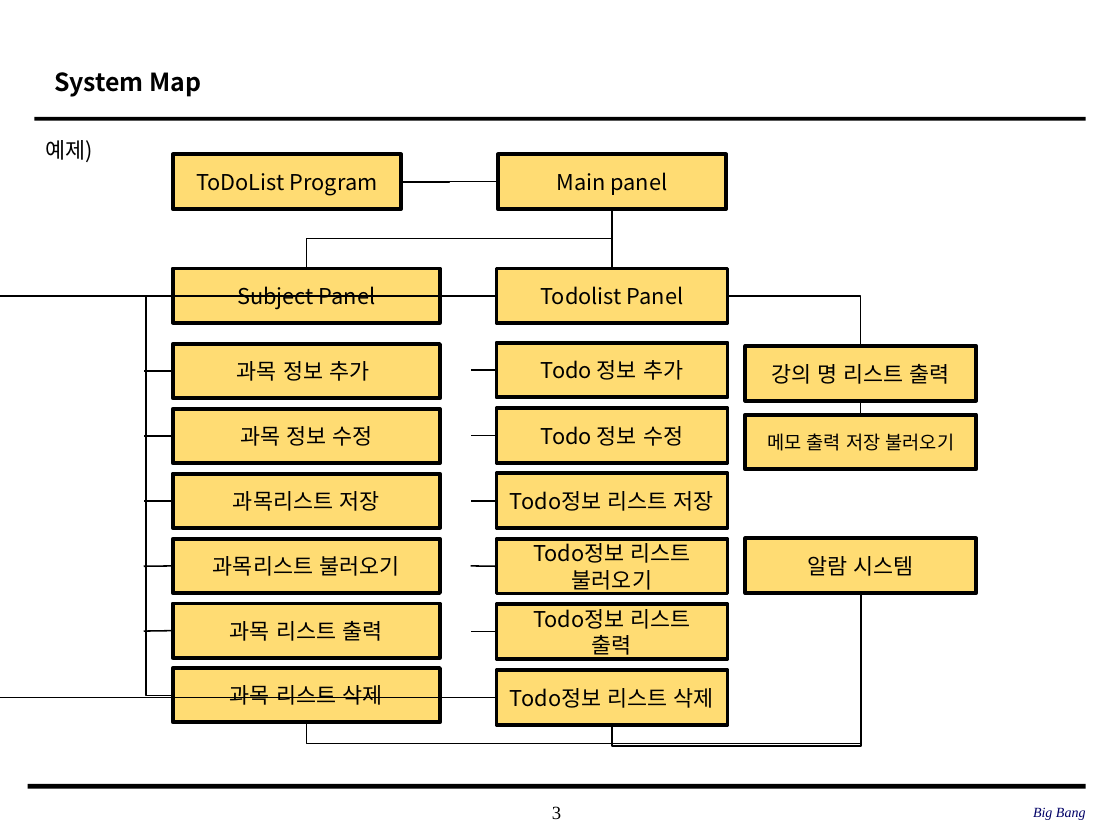
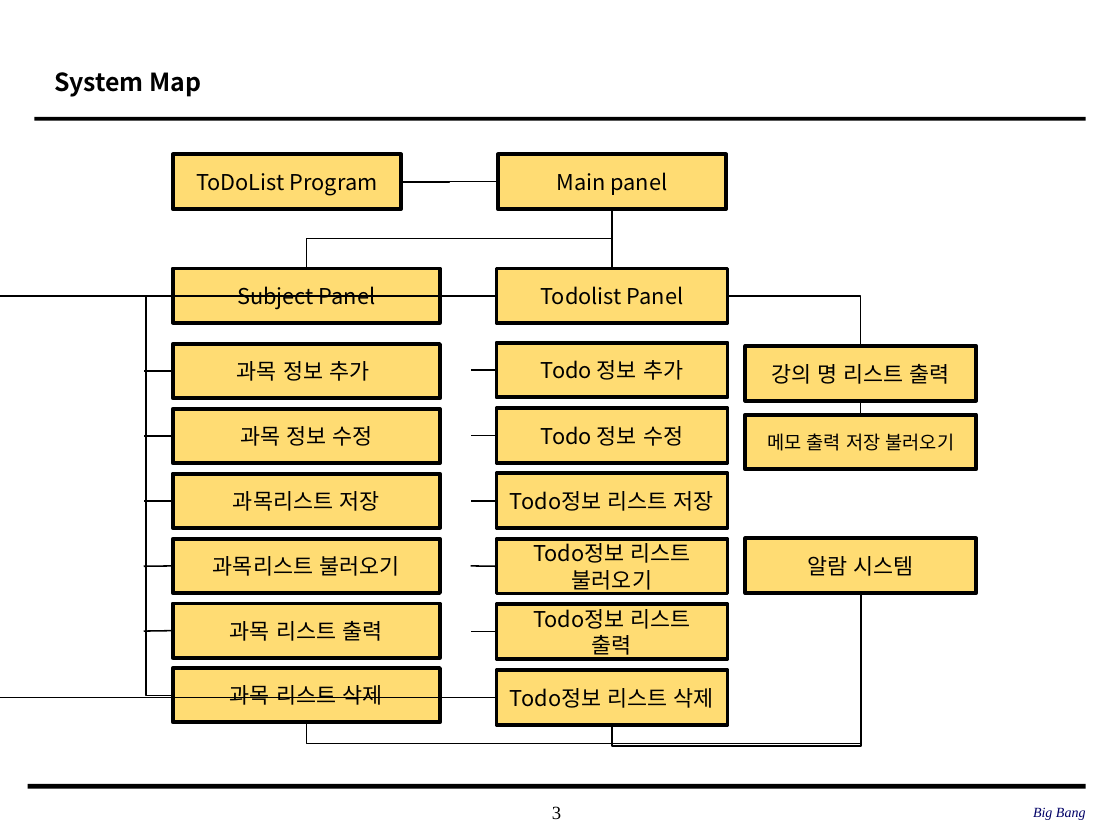
Before and after one commit to SE-admin/SE2017_1_bigbang, a slide deck: slide 3 of doc/3_ 설계서/UI Design Template.pptx. Drawn at 1120x840 pixels with LibreOffice and Linux fonts; fonts in the diff are those of the drawing; background and template pictures are left out. Boxes give left, top, right and bottom in pixels: in the first picture for what was removed or moved away, otherwise in the second. Text is boxed around its words. In the diff, an @@ line names an element or a change of style, - is before the commit and + after.

```diff
--- a/doc/3_ 설계서/UI Design Template.pptx
+++ b/doc/3_ 설계서/UI Design Template.pptx
@@ text removed at [45, 140, 93, 162] @@
-예제)
```
Also in this commit, not shown: 10 other slides changed, 2 slides removed.
